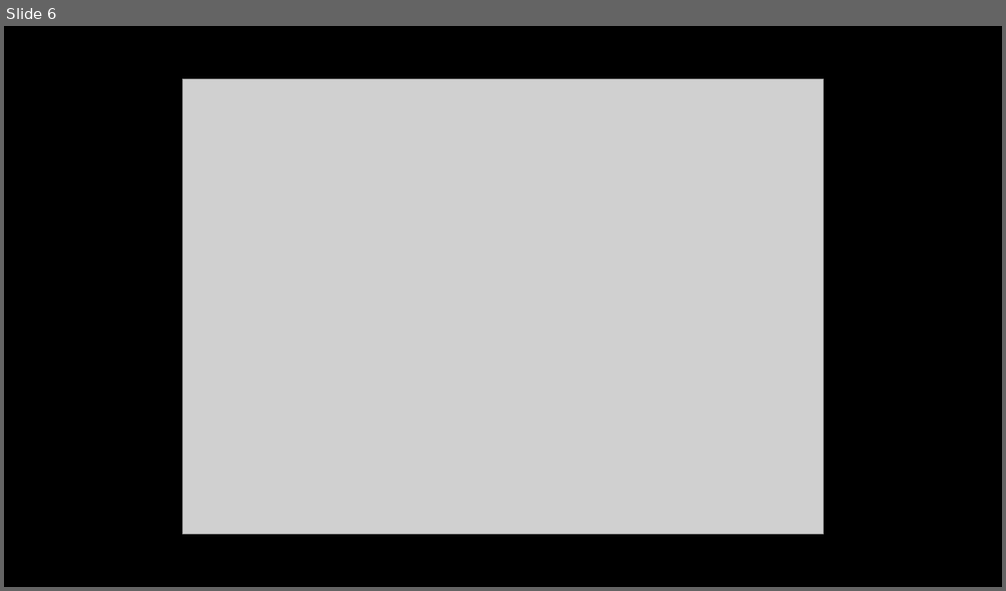
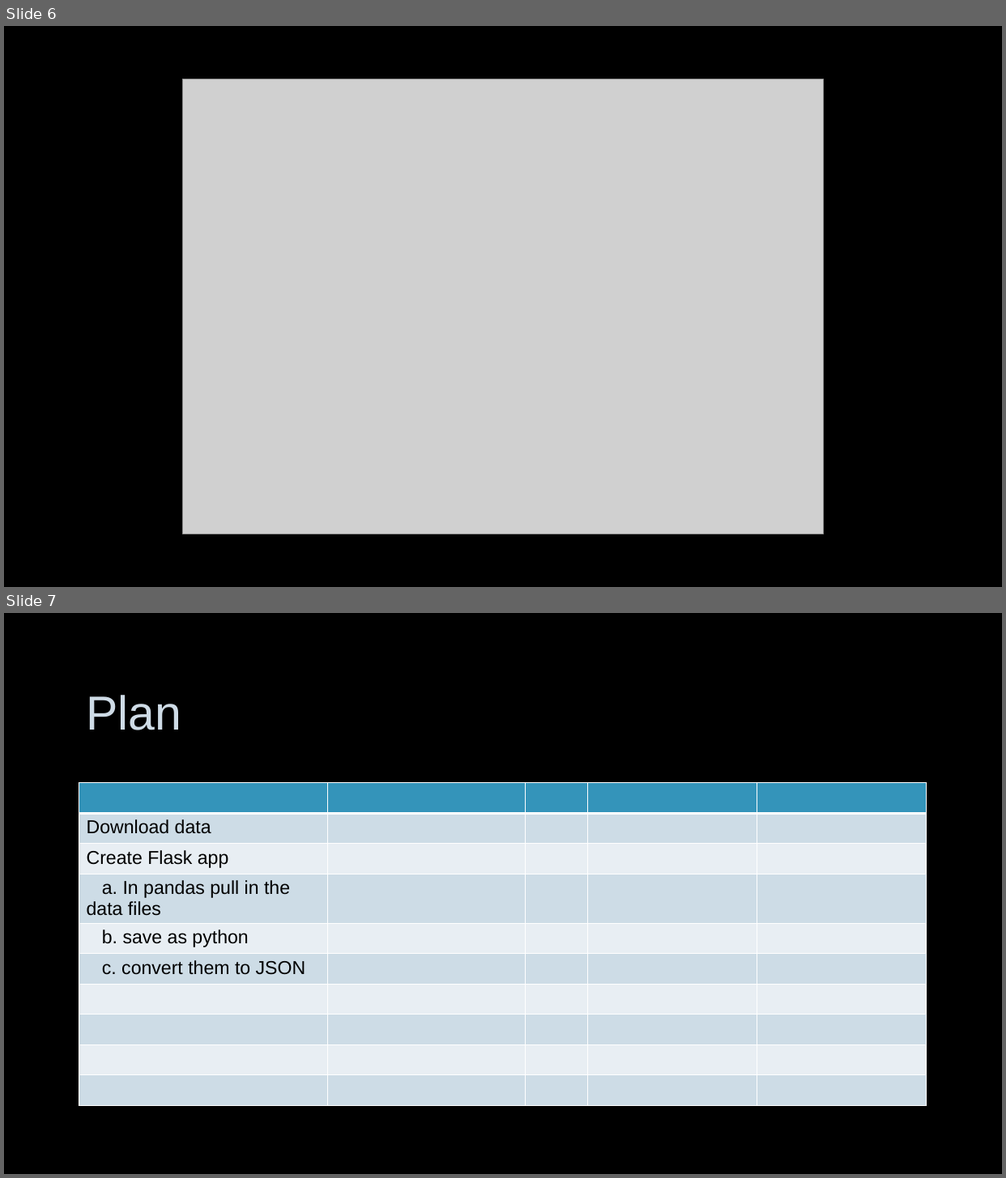
Before and after one commit to mpeteet/Project2-Global-Cancer-DataViz, a slide deck: Global Cancer Data Visualization April 2021.pptx. Shown one above the other, each under a label of ours: slide 6 before the commit, slides 6 and 7 after it. The pictures are 1006x591 and 1006x1178 pixels, drawn with LibreOffice and Linux fonts; fonts in the diff are those of the drawing; grey boxes stand for pictures; background and template pictures are left out. Boxes give left, top, right and bottom in pixels: in the first picture for what was removed or moved away, otherwise in the second. Text is boxed around its words. In the diff, an @@ line names an element or a change of style, - is before the commit and + after.

```diff
--- a/Global Cancer Data Visualization April 2021.pptx
+++ b/Global Cancer Data Visualization April 2021.pptx
@@ slide 7 added at box(4, 613, 1002, 1174), background picture (left out) @@
@@ title added at box(87, 695, 182, 730), 46 pt, text #CEDBE6 @@
+Plan
@@ table added at box(79, 783, 927, 1109), 10 rows, 5 columns @@
+ |  |  |  | 
+Download data |  |  |  | 
+Create Flask app |  |  |  | 
+a. In pandas pull in the data files |  |  |  | 
+b. save as python |  |  |  | 
+c. convert them to JSON |  |  |  | 
+ |  |  |  | 
+ |  |  |  | 
+ |  |  |  | 
+ |  |  |  | 
```
Also in this commit, not shown: 1 slide removed, 21 other files.
